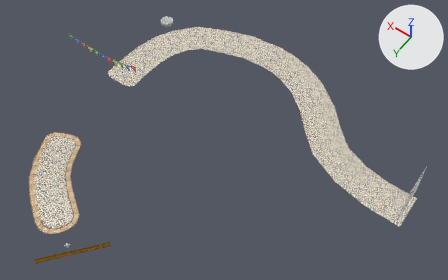
Before and after pictures for a commit that changed the Blender file Blender Models/Prologue/PROA.blend.
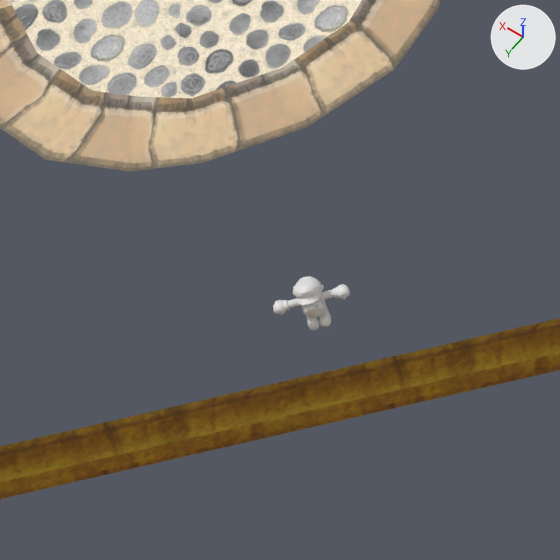
The first picture shows the older version from a 50 mm lens placed at (-47.9, 31.2, 67.8), pointed at (-19.0, -9.3, 4.1). The close-ups show both versions on the part from 9% to 20% of the width and 79% to 96% of the height of that picture; other places that the commit changed are outside them. Lighting does not change. The marker at upper right points along +X, +Y and +Z.
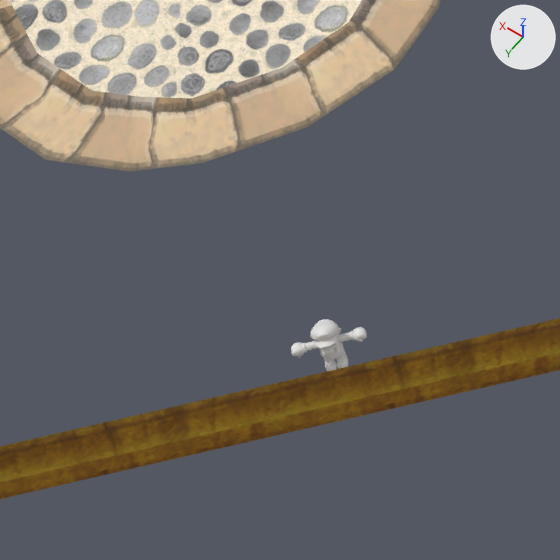
What the commit changed:
me_sizereferenceobj has 3314 vertices, 4877 faces and spans x -12.579..-12.044, y 12.864..13.503, z 2.009..2.759.
me_sizereferenceobj is used by ob_sizereferenceobj; location (0.0, 0.0, 0.0).
me_sizereferenceobj part 1: the whole mesh is moved by (0.0, 0.0, -0.892).

Location of each change, (x1, y1, x2, y2) in pixels of the close-ups (560 x 560 px):
'SizeReferenceObj', mesh moved
    before: (273, 276, 350, 330)
    after: (291, 319, 367, 371)
